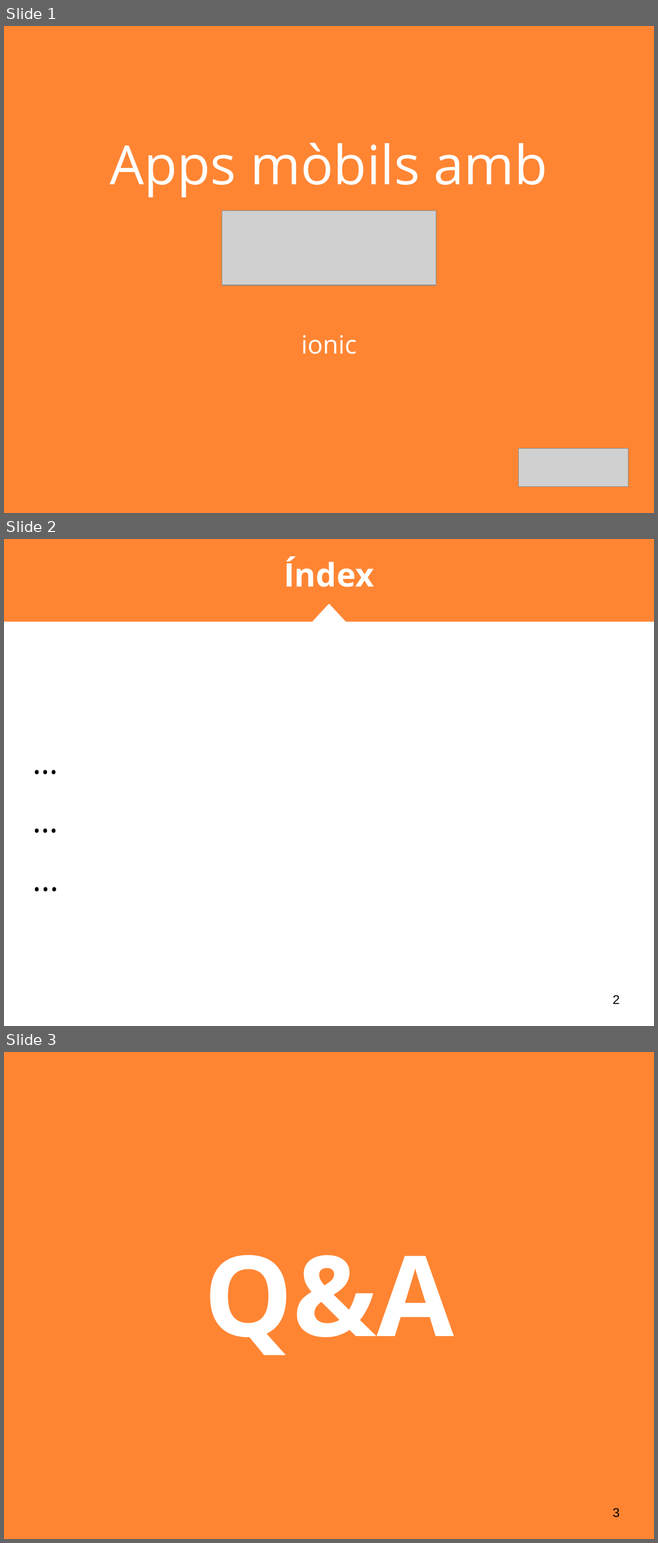
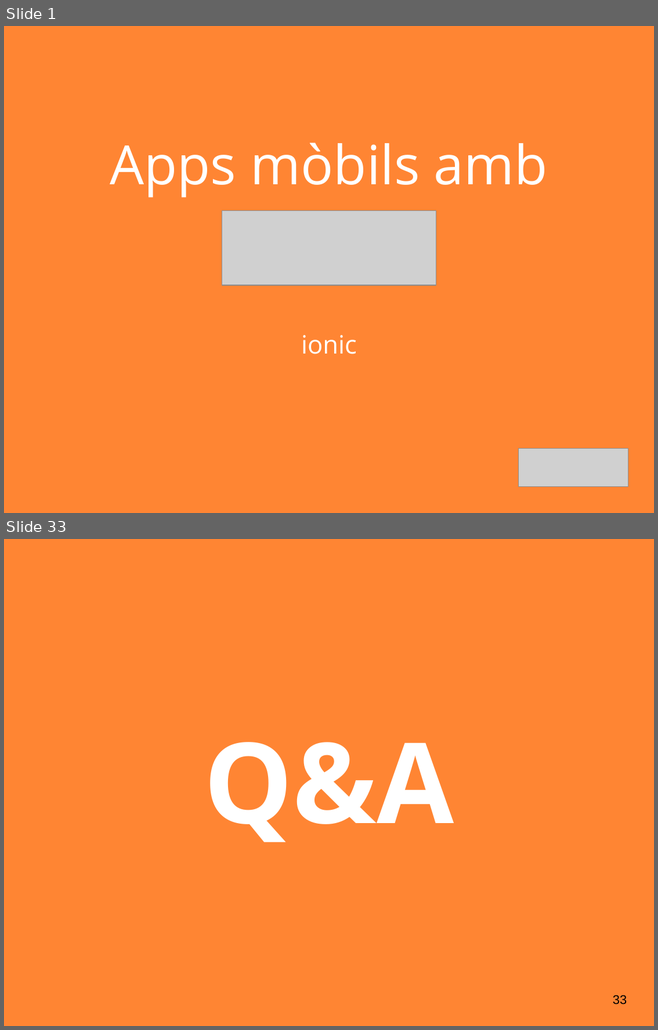
Before and after one commit to nmaletm/git-presentation, a slide deck: Presentations/P3.1 - Ionic.pptx. Shown one above the other, each under a label of ours: slides 1, 2 and 3 before the commit, slides 1 and 33 after it; the slides between them are not shown. The pictures are 658x1543 and 658x1030 pixels, drawn with LibreOffice and Linux fonts; fonts in the diff are those of the drawing; grey boxes stand for pictures. Boxes give left, top, right and bottom in pixels: in the first picture for what was removed or moved away, otherwise in the second. Text is boxed around its words. In the diff, an @@ line names an element or a change of style, - is before the commit and + after.

```diff
--- a/Presentations/P3.1 - Ionic.pptx
+++ b/Presentations/P3.1 - Ionic.pptx
@@ slide 2 removed at (4,539,654,1026), background #FFFFFF @@
@@ rectangle removed at (4,539,654,621) @@
@@ title removed at (284,556,373,587) @@
-Índex
@@ triangle removed at (312,603,346,621) @@
@@ triangle removed at (313,605,345,622) @@
@@ rectangle removed at (4,620,654,621) @@
@@ text removed at (26,648,632,972) @@
-…
-…
-...
@@ page number removed at (612,995,619,1004) @@
-2
@@ what was slide 3 is now slide 33 @@
@@ page number at (612,995,626,1005): text changed @@
-3
+33
```
Also in this commit, not shown: 31 slides added, 6 other files.
